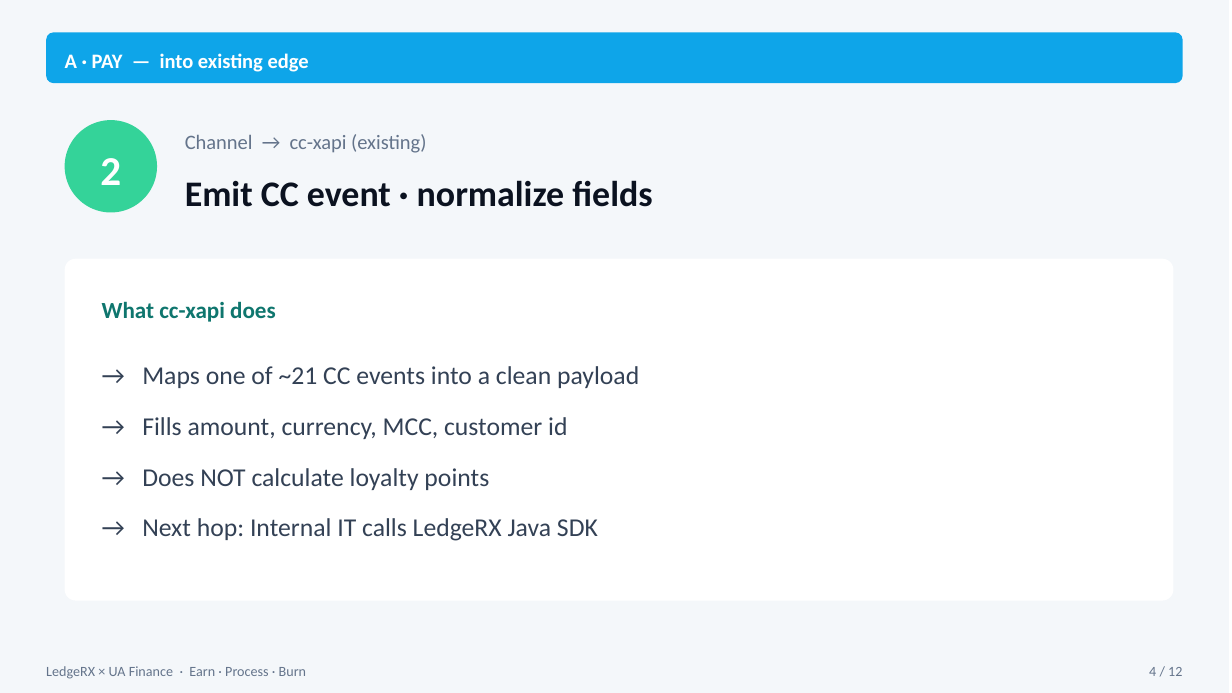
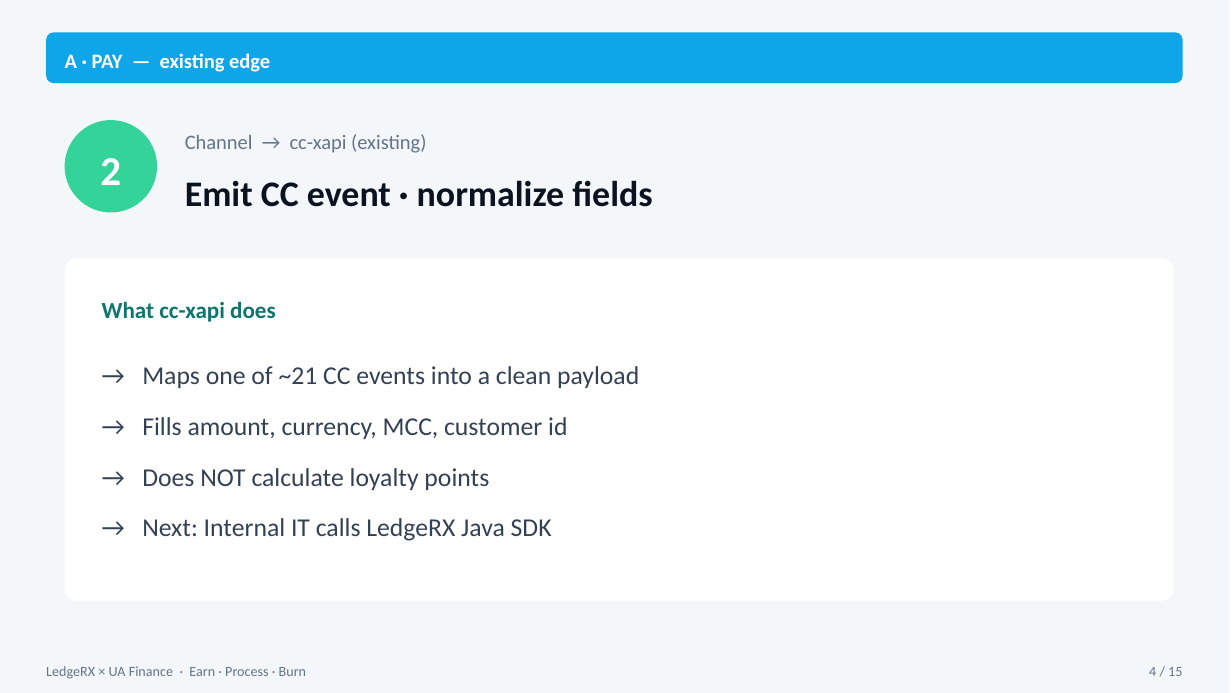
Before and after one commit to yky32/ledger-engine, a slide deck: slide 4 of docs/decks/LedgeRX-UAFinance-Earn-Burn-Slides.pptx. Drawn at 1232x693 pixels with LibreOffice and Linux fonts; fonts in the diff are those of the drawing. Boxes give left, top, right and bottom in pixels: in the first picture for what was removed or moved away, otherwise in the second. Text is boxed around its words. In the diff, an @@ line names an element or a change of style, - is before the commit and + after.

Commit message:
docs: appendix sequence board split into 2 slides (earn + burn halves)

```diff
--- a/docs/decks/LedgeRX-UAFinance-Earn-Burn-Slides.pptx
+++ b/docs/decks/LedgeRX-UAFinance-Earn-Burn-Slides.pptx
@@ text at (65, 53, 270, 72): text changed @@
-A · PAY — into existing edge
+A · PAY — existing edge
@@ text at (142, 518, 552, 541): text changed @@
-→ Next hop: Internal IT calls LedgeRX Java SDK
+→ Next: Internal IT calls LedgeRX Java SDK
@@ text at (1149, 667, 1182, 676): text changed @@
-4 / 12
+4 / 15
```
Also in this commit, not shown: 11 other slides changed, 3 slides added, 7 other files.
